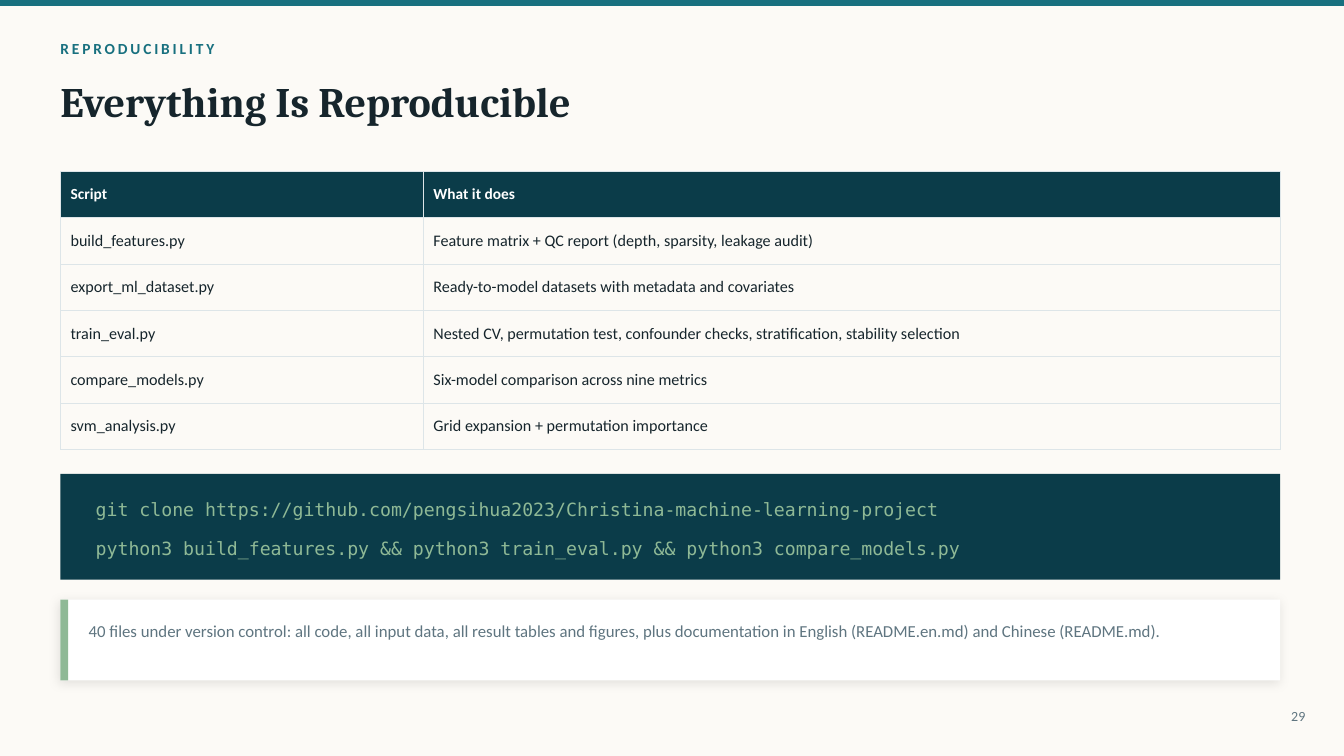
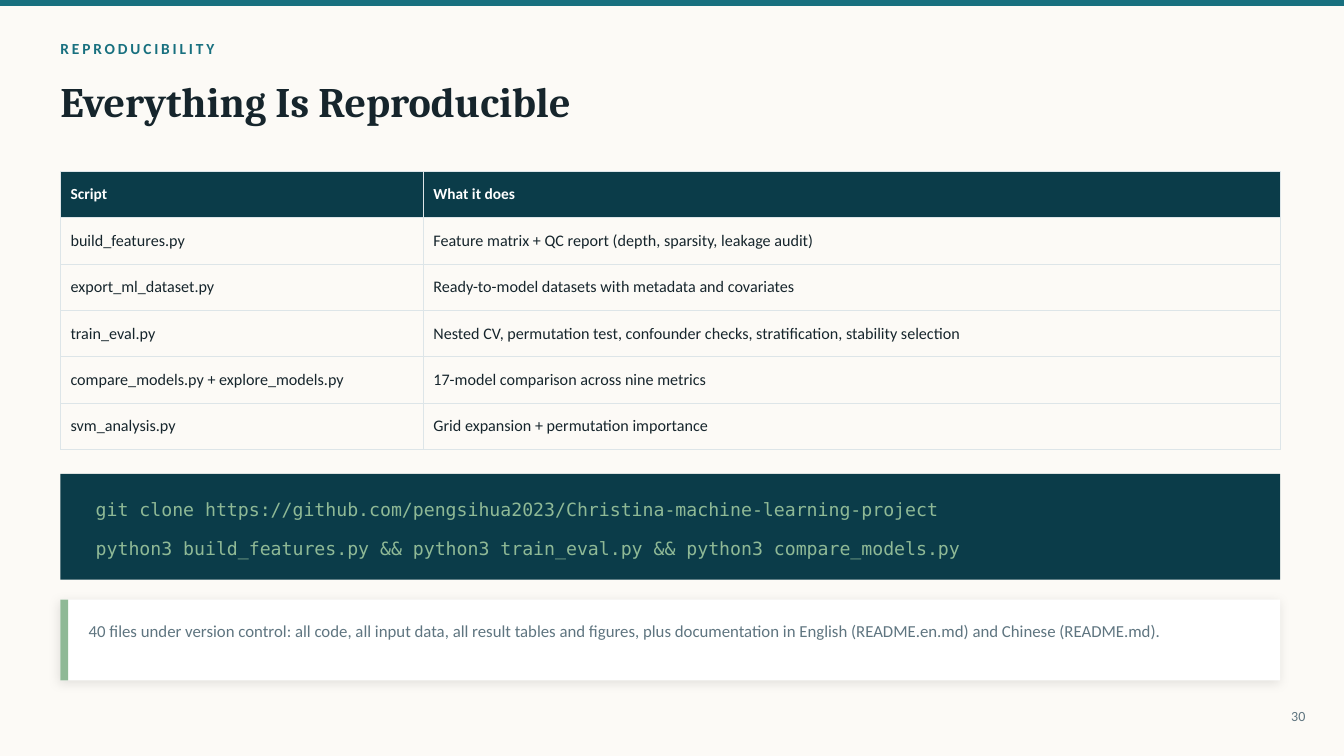
Before and after one commit to pengsihua2023/Christina-machine-learning-project, a slide deck: slide 30 of slides/Influenza_Microbiome_ML_Overview.pptx (slide 29 before the commit). Drawn at 1344x756 pixels with LibreOffice and Linux fonts; fonts in the diff are those of the drawing. Boxes give left, top, right and bottom in pixels: in the first picture for what was removed or moved away, otherwise in the second. Text is boxed around its words. In the diff, an @@ line names an element or a change of style, - is before the commit and + after.

```diff
--- a/slides/Influenza_Microbiome_ML_Overview.pptx
+++ b/slides/Influenza_Microbiome_ML_Overview.pptx
@@ table at (x1=60, y1=171, x2=1280, y2=438) @@
-row 5, column 1: compare_models.py
+row 5, column 1: compare_models.py + explore_models.py
-row 5, column 2: Six-model comparison across nine metrics
+row 5, column 2: 17-model comparison across nine metrics
@@ text at (x1=1291, y1=712, x2=1305, y2=721): text changed @@
-29
+30
```
Also in this commit, not shown: 17 other slides changed, 2 slides added, 1 slide removed, 3 other files.
